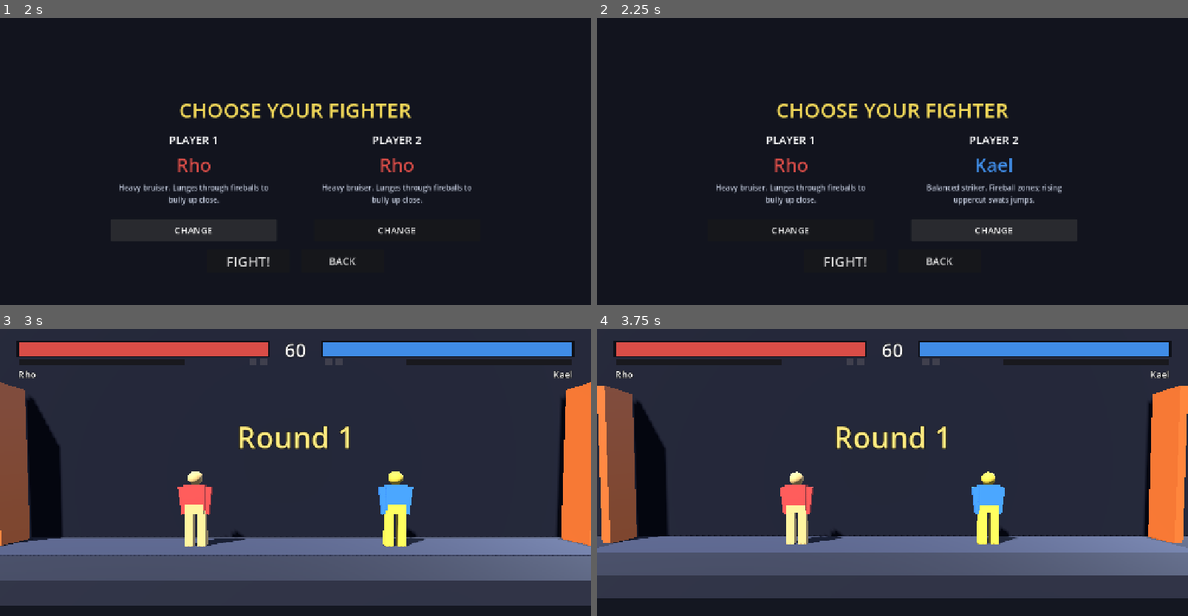
Above: before the commit, frames 1-4 (two rows, left to right).
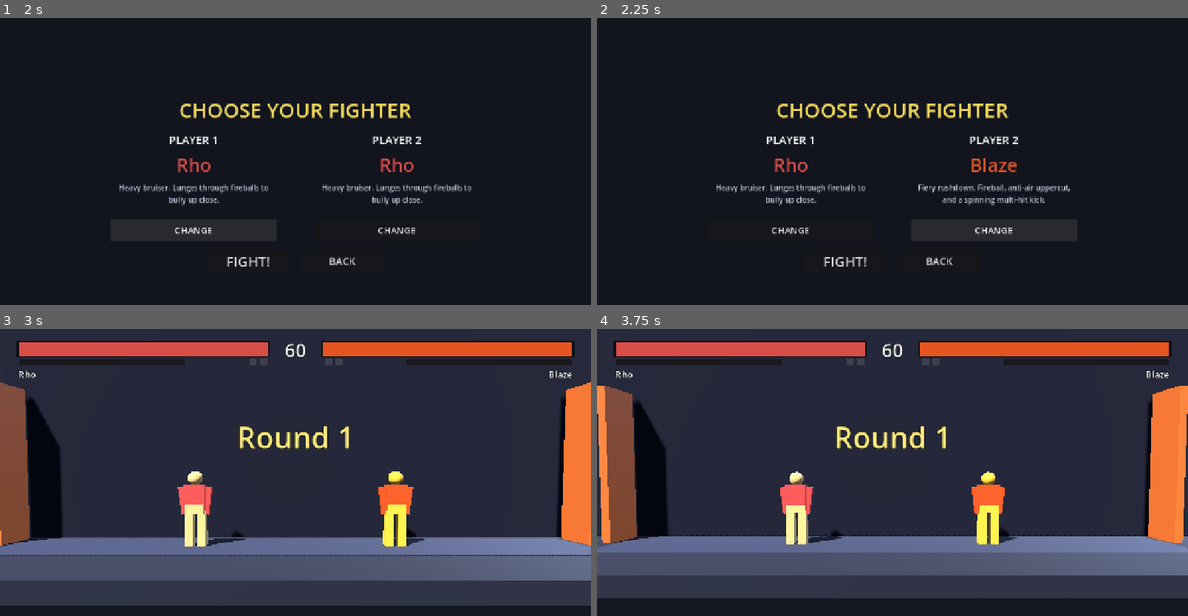
Above: after the commit, the same moments.

Repository: muji-wyh/FootisesGame3
Game: Godot game, scene res://scenes/Main.tscn
The game is run twice, just before and just after one commit, with the same random seed, the same clock (stepped at 60 frames per second) and the same inputs. Sound files missing from this copy of the repository are replaced by a short silence.
Inputs:
- Up to frame 1 (2 s): click "LOCAL 2-PLAYER" at 0.5 s; click "CHANGE" at 1.25 s
- Up to frame 2 (2.25 s): click "CHANGE" at 2 s
- Up to frame 3 (3 s): click "FIGHT!" at 2.75 s
- Up to frame 4 (3.75 s): tap Enter at 3.5 s; hold D from 3.53 s (still down); tap F (p1_lp) at 3.6 s

Frame 1 is identical in both runs. In frame 2, 0.9% of the frame differs, in the area x 54-80%, y 48-66%; in frame 3, 2.6%, in the area x 54-97%, y 4-65%; in frame 4, 2.6%.

Commit message:
Add Ken-inspired character Blaze + multi-hit engine + per-move SFX
Original fiery shoto (no SF6 assets/names): fireball, 2-hit rising uppercut, advancing
3-hit hurricane kick (QCB), and a 5-hit super. Added multi-hit support to the combat
engine (MoveData.hits/hit_gap; Fighter move_hits_done + cooldown). New synthesized SFX
(fire/rising/spin/super) with MoveData.sfx played per move. CPU AI now performs any
special motion (incl. QCB). 27/27 headless tests pass; verified Blaze selectable and
playable in-browser with zero console errors.

Co-authored-by: Copilot <223556219+Copilot@users.noreply.github.com>

Diff:
--- a/scripts/ai/CpuController.gd
+++ b/scripts/ai/CpuController.gd
@@ -82,10 +82,9 @@
 		_press(GameConst.Btn.HK, false)
 
 func _special(sp: MoveData, facing: int) -> void:
-	if sp.motion == MotionParser.DP:
-		_motion(MotionParser.DP, sp.button, facing)
-	else:
-		_motion(MotionParser.QCF, sp.button, facing)
+	if sp.motion.is_empty():
+		return
+	_motion(sp.motion, sp.button, facing)
 
 func _approach(toward: int, dist: float) -> InputFrame:
 	if dist > 1.15:
--- a/scripts/autoload/AudioManager.gd
+++ b/scripts/autoload/AudioManager.gd
@@ -5,7 +5,7 @@
 ## pool of AudioStreamPlayers lets several effects overlap. BGM loops by replaying on the
 ## `finished` signal. Safe in headless mode (the dummy audio driver makes play() a no-op).
 
-const SFX := ["hit", "block", "whoosh", "jump", "ko"]
+const SFX := ["hit", "block", "whoosh", "jump", "ko", "fire", "rising", "spin", "super"]
 const POOL_SIZE := 8
 
 var _streams := {}
@@ -46,7 +46,7 @@
 # --- wiring ----------------------------------------------------------------
 
 func wire_fighter(f: Fighter) -> void:
-	f.move_started.connect(func(_m): play("whoosh", -5.0))
+	f.move_started.connect(func(m): play(m.sfx if m.sfx != "" else "whoosh", -4.0))
 	f.contact.connect(func(blocked, _m): play("block" if blocked else "hit"))
 	f.jumped.connect(func(): play("jump", -7.0))
 
--- a/scripts/combat/MoveData.gd
+++ b/scripts/combat/MoveData.gd
@@ -34,6 +34,13 @@
 @export var launch_velocity: float = 7.0
 @export var meter_gain: int = 8              # attacker meter gained on hit
 
+## Multi-hit: a move can connect `hits` times, with `hit_gap` ticks between connections.
+@export var hits: int = 1
+@export var hit_gap: int = 8
+
+## Optional sound effect name (in AudioManager) played when the move starts; "" -> whoosh.
+@export var sfx: String = ""
+
 ## Hitbox geometry, facing-relative (+x points toward the opponent). Live during the
 ## active window. Expressed as a centre offset and half-extents-ish size box.
 @export var hit_offset: Vector3 = Vector3(0.9, 1.0, 0.0)
--- a/scripts/data/CharacterLibrary.gd
+++ b/scripts/data/CharacterLibrary.gd
@@ -7,18 +7,20 @@
 ## Each move is a small data dictionary, so this file reads like a tuning sheet.
 
 static func ids() -> Array[String]:
-	return ["kael", "rho"]
+	return ["kael", "rho", "blaze"]
 
 static func display_name(id: String) -> String:
 	match id:
 		"kael": return "Kael"
 		"rho": return "Rho"
+		"blaze": return "Blaze"
 	return id
 
 static func create(id: String) -> CharacterData:
 	match id:
 		"kael": return _kael()
 		"rho": return _rho()
+		"blaze": return _blaze()
 	return _kael()
 
 ## --- helpers --------------------------------------------------------------
@@ -147,3 +149,76 @@
 		"launch": true, "launch_velocity": 8.0, "anim_limb": "arm_l", "anim_extend": 0.9,
 		"hit_offset": Vector3(1.1, 1.0, 0.0), "hit_size": Vector3(1.2, 1.2, 0.8)}))
 	return c
+
+## --- Blaze ----------------------------------------------------------------
+## Aggressive fiery shoto (Ken-style archetype): a fireball, a rising flame uppercut, a
+## multi-hit hurricane kick and a multi-hit super. Original names and assets only.
+
+static func _blaze() -> CharacterData:
+	var c := CharacterData.new()
+	c.id = "blaze"
+	c.display_name = "Blaze"
+	c.color = Color(0.9, 0.33, 0.13)
+	c.accent = Color(1.0, 0.8, 0.25)
+	c.blurb = "Fiery rushdown. Fireball, anti-air uppercut, and a spinning multi-hit kick."
+	c.max_health = 950
+	c.walk_speed = 3.6
+	c.back_speed = 2.9
+	c.jump_velocity = 9.8
+
+	c.add_move(_move({"id": "st_lp", "display_name": "Jab", "kind": GameConst.MoveKind.NORMAL,
+		"button": GameConst.Btn.LP, "startup": 4, "active": 3, "recovery": 8,
+		"damage": 30, "hitstun": 14, "blockstun": 9, "hitstop": 6, "guard": GameConst.Guard.MID,
+		"knockback": 1.2, "anim_limb": "arm_r", "anim_extend": 0.45,
+		"cancel_into": ["st_hp", "fireball", "uppercut", "hurricane", "super_inferno"]}))
+
+	c.add_move(_move({"id": "st_hp", "display_name": "Fierce", "kind": GameConst.MoveKind.NORMAL,
+		"button": GameConst.Btn.HP, "startup": 7, "active": 4, "recovery": 15,
+		"damage": 75, "hitstun": 20, "blockstun": 12, "hitstop": 9, "guard": GameConst.Guard.MID,
+		"knockback": 2.2, "anim_limb": "arm_r", "anim_extend": 0.8,
+		"cancel_into": ["fireball", "uppercut", "hurricane", "super_inferno"]}))
+
+	c.add_move(_move({"id": "cr_lk", "display_name": "Low Kick", "kind": GameConst.MoveKind.NORMAL,
+		"button": GameConst.Btn.LK, "crouching": true, "startup": 5, "active": 3, "recovery": 9,
+		"damage": 28, "hitstun": 13, "blockstun": 9, "hitstop": 6, "guard": GameConst.Guard.LOW,
+		"knockback": 1.0, "anim_limb": "leg_r", "anim_extend": 0.7,
+		"cancel_into": ["fireball", "hurricane", "super_inferno"]}))
+
+	c.add_move(_move({"id": "st_hk", "display_name": "Roundhouse", "kind": GameConst.MoveKind.NORMAL,
+		"button": GameConst.Btn.HK, "startup": 11, "active": 4, "recovery": 20,
+		"damage": 88, "hitstun": 22, "blockstun": 12, "hitstop": 10, "guard": GameConst.Guard.MID,
+		"knockback": 3.0, "launch": true, "launch_velocity": 7.0,
+		"anim_limb": "leg_r", "anim_extend": 0.95}))
+
+	c.add_move(_move({"id": "fireball", "display_name": "Flare Bolt", "kind": GameConst.MoveKind.SPECIAL,
+		"button": GameConst.Btn.LP, "motion": MotionParser.QCF, "startup": 11, "active": 2, "recovery": 24,
+		"damage": 55, "hitstun": 18, "blockstun": 12, "hitstop": 4, "guard": GameConst.Guard.MID,
+		"knockback": 1.5, "meter_gain": 12, "projectile": true, "projectile_speed": 8.0,
+		"projectile_life": 100, "sfx": "fire", "anim_limb": "arm_r", "anim_extend": 0.7,
+		"hit_size": Vector3(0.6, 0.6, 0.6)}))
+
+	# Rising uppercut: 2-hit anti-air launcher.
+	c.add_move(_move({"id": "uppercut", "display_name": "Blaze Rise", "kind": GameConst.MoveKind.SPECIAL,
+		"button": GameConst.Btn.HP, "motion": MotionParser.DP, "startup": 5, "active": 10, "recovery": 30,
+		"damage": 60, "hits": 2, "hit_gap": 5, "hitstun": 22, "blockstun": 14, "hitstop": 9,
+		"guard": GameConst.Guard.MID, "knockback": 1.2, "launch": true, "launch_velocity": 10.0,
+		"meter_gain": 8, "sfx": "rising", "anim_limb": "arm_r", "anim_extend": 0.9,
+		"hit_offset": Vector3(0.7, 1.6, 0.0), "hit_size": Vector3(0.8, 1.4, 0.7)}))
+
+	# Hurricane kick: advancing 3-hit. Low knockback per hit so the victim stays in range.
+	c.add_move(_move({"id": "hurricane", "display_name": "Cyclone Kick", "kind": GameConst.MoveKind.SPECIAL,
+		"button": GameConst.Btn.LK, "motion": MotionParser.QCB, "startup": 9, "active": 20, "recovery": 22,
+		"damage": 35, "hits": 3, "hit_gap": 6, "hitstun": 16, "blockstun": 12, "hitstop": 6,
+		"guard": GameConst.Guard.MID, "knockback": 1.0, "advance": 5.0, "meter_gain": 8,
+		"sfx": "spin", "anim_limb": "leg_r", "anim_extend": 0.95,
+		"hit_offset": Vector3(0.9, 1.0, 0.0), "hit_size": Vector3(1.0, 1.1, 0.7)}))
+
+	# Super: advancing 5-hit flaming rush.
+	c.add_move(_move({"id": "super_inferno", "display_name": "Inferno Rush", "kind": GameConst.MoveKind.SUPER,
+		"button": GameConst.Btn.HP, "motion": MotionParser.QCF_QCF, "meter_cost": 100,
+		"startup": 8, "active": 22, "recovery": 44, "damage": 52, "hits": 5, "hit_gap": 4,
+		"hitstun": 18, "blockstun": 16, "chip": 6, "hitstop": 8, "guard": GameConst.Guard.MID,
+		"knockback": 1.3, "advance": 7.0, "launch": true, "launch_velocity": 7.0, "meter_gain": 0,
+		"sfx": "super", "anim_limb": "leg_r", "anim_extend": 1.0,
+		"hit_offset": Vector3(1.0, 1.1, 0.0), "hit_size": Vector3(1.1, 1.3, 0.8)}))
+	return c
--- a/scripts/fighter/Fighter.gd
+++ b/scripts/fighter/Fighter.gd
@@ -44,7 +44,8 @@
 
 # Combat bookkeeping
 var current_move: MoveData = null
-var move_connected: bool = false
+var move_hits_done: int = 0
+var move_hit_cooldown: int = 0
 var stun_timer: int = 0
 var launched: bool = false
 var hitstop: int = 0
@@ -175,7 +176,8 @@
 
 func _start_move(m: MoveData) -> void:
 	current_move = m
-	move_connected = false
+	move_hits_done = 0
+	move_hit_cooldown = 0
 	if m.kind == GameConst.MoveKind.SUPER:
 		_add_meter(-m.meter_cost)
 	_goto(State.ATTACK)
@@ -187,6 +189,8 @@
 	if m == null:
 		_goto(State.IDLE)
 		return
+	if move_hit_cooldown > 0:
+		move_hit_cooldown -= 1
 	# Lunge / advance during start-up + active.
 	if m.advance > 0.0 and state_frame < m.startup + m.active:
 		velocity.x = facing * m.advance
@@ -196,7 +200,7 @@
 	if m.projectile and state_frame == m.startup:
 		pending_projectiles.append(m)
 	# Cancel into a follow-up on hit (combos) once this move has connected.
-	if move_connected and not m.cancel_into.is_empty() and m.is_recovering(state_frame):
+	if move_hits_done > 0 and not m.cancel_into.is_empty() and m.is_recovering(state_frame):
 		var nxt := _select_cancel(inp, m)
 		if nxt:
 			_start_move(nxt)
@@ -257,7 +261,8 @@
 
 func _apply_block(m: MoveData, attacker_facing: int) -> void:
 	current_move = null
-	move_connected = false
+	move_hits_done = 0
+	move_hit_cooldown = 0
 	stun_timer = m.blockstun
 	_goto(State.BLOCKSTUN)
 	if m.chip > 0:
@@ -267,7 +272,8 @@
 
 func _apply_hit(m: MoveData, attacker_facing: int) -> void:
 	current_move = null
-	move_connected = false
+	move_hits_done = 0
+	move_hit_cooldown = 0
 	_damage(m.damage)
 	if health <= 0:
 		return   # KO handled by RoundManager observing health
@@ -339,7 +345,9 @@
 
 ## The live melee hitbox this tick, or null. Projectiles are handled separately.
 func active_hitbox() -> AABB:
-	if state != State.ATTACK or current_move == null or move_connected:
+	if state != State.ATTACK or current_move == null:
+		return AABB()
+	if move_hits_done >= current_move.hits or move_hit_cooldown > 0:
 		return AABB()
 	if current_move.projectile:
 		return AABB()
@@ -371,7 +379,8 @@
 	_add_meter(amount)
 
 func mark_connected(blocked: bool, m: MoveData) -> void:
-	move_connected = true
+	move_hits_done += 1
+	move_hit_cooldown = m.hit_gap
 	hitstop = m.hitstop
 	if not blocked:
 		_add_meter(m.meter_gain)
@@ -395,7 +404,8 @@
 	health = character.max_health
 	velocity = Vector3.ZERO
 	current_move = null
-	move_connected = false
+	move_hits_done = 0
+	move_hit_cooldown = 0
 	stun_timer = 0
 	launched = false
 	hitstop = 0
--- a/tools/run_tests.gd
+++ b/tools/run_tests.gd
@@ -28,15 +28,15 @@
 		held = press
 	return InputFrame.new(dx, dy, held, press)
 
-func _build() -> Dictionary:
+func _build(id1: String = "kael", id2: String = "rho") -> Dictionary:
 	var arena := Arena.new()
 	root.add_child(arena)
 	var c1 := Manual.new()
 	var c2 := Manual.new()
 	var f1 := Fighter.new()
 	var f2 := Fighter.new()
-	f1.setup(CharacterLibrary.create("kael"), c1, GameConst.Side.P1, -2.4)
-	f2.setup(CharacterLibrary.create("rho"), c2, GameConst.Side.P2, 2.4)
+	f1.setup(CharacterLibrary.create(id1), c1, GameConst.Side.P1, -2.4)
+	f2.setup(CharacterLibrary.create(id2), c2, GameConst.Side.P2, 2.4)
 	arena.setup_fighters(f1, f2)
 	arena.set_active(true)
 	return {"arena": arena, "f1": f1, "f2": f2, "c1": c1, "c2": c2}
@@ -60,6 +60,9 @@
 	_test_ko()
 	_test_round_flow()
 	_test_cpu_ai()
+	_test_blaze_roster()
+	_test_multihit()
+	_test_move_sfx()
 	print("=== Results: %d passed, %d failed ===" % [_passed, _failed])
 	if _failed == 0:
 		print("ALL TESTS PASSED")
@@ -228,3 +231,42 @@
 	_check("CPU advanced toward the player", f2.position.x < start_x2 - 0.5)
 	_check("CPU dealt damage to the idle player", f1.health < hp1_before)
 	arena.queue_free()
+
+func _test_blaze_roster() -> void:
+	print("[blaze roster]")
+	_check("roster includes blaze", CharacterLibrary.ids().has("blaze"))
+	var b := CharacterLibrary.create("blaze")
+	_check("blaze display name", b.display_name == "Blaze")
+	_check("blaze has 3 specials", b.specials.size() == 3)
+	_check("blaze has 1 super", b.supers.size() == 1)
+	_check("blaze hurricane uses QCB", b.get_move("hurricane") != null and b.get_move("hurricane").motion == MotionParser.QCB)
+
+func _test_multihit() -> void:
+	print("[multi-hit]")
+	var ctx := _build("blaze", "rho")
+	var f1: Fighter = ctx["f1"]
+	var f2: Fighter = ctx["f2"]
+	# Corner P2 so Blaze's advancing hurricane keeps connecting.
+	f1.position.x = 5.2
+	f2.position.x = 6.2
+	var hits := [0]
+	f1.contact.connect(func(blocked, _m): if not blocked: hits[0] += 1)
+	var hp_before: int = f2.health
+	# Cyclone Kick: QCB ( down, down-back, back ) + LK.
+	_step(ctx, _mk(0, -1), _neutral(), 3)
+	_step(ctx, _mk(-1, -1), _neutral(), 3)
+	_step(ctx, _mk(-1, 0, GameConst.Btn.LK), _neutral(), 1)
+	_step(ctx, _neutral(), _neutral(), 75)
+	_check("hurricane connected multiple times", hits[0] >= 2)
+	_check("multi-hit dealt cumulative damage", hp_before - f2.health >= 70)
+	ctx["arena"].queue_free()
+
+func _test_move_sfx() -> void:
+	print("[per-move sfx]")
+	var b := CharacterLibrary.create("blaze")
+	var fb := b.get_move("fireball")
+	var hur := b.get_move("hurricane")
+	var sup := b.get_move("super_inferno")
+	_check("fireball has its own sfx", fb != null and fb.sfx == "fire")
+	_check("hurricane has its own sfx", hur != null and hur.sfx == "spin")
+	_check("super has its own sfx", sup != null and sup.sfx == "super")
Not shown, added: assets/audio/fire.wav.import
Not shown, added: assets/audio/rising.wav.import
Not shown, added: assets/audio/spin.wav.import
Not shown, added: assets/audio/super.wav.import
Not shown, changed: README.md
Not shown, added: assets/audio/fire.wav
Not shown, added: assets/audio/rising.wav
Not shown, added: assets/audio/spin.wav
Not shown, added: assets/audio/super.wav
Not shown, changed: tools/gen_audio.py
